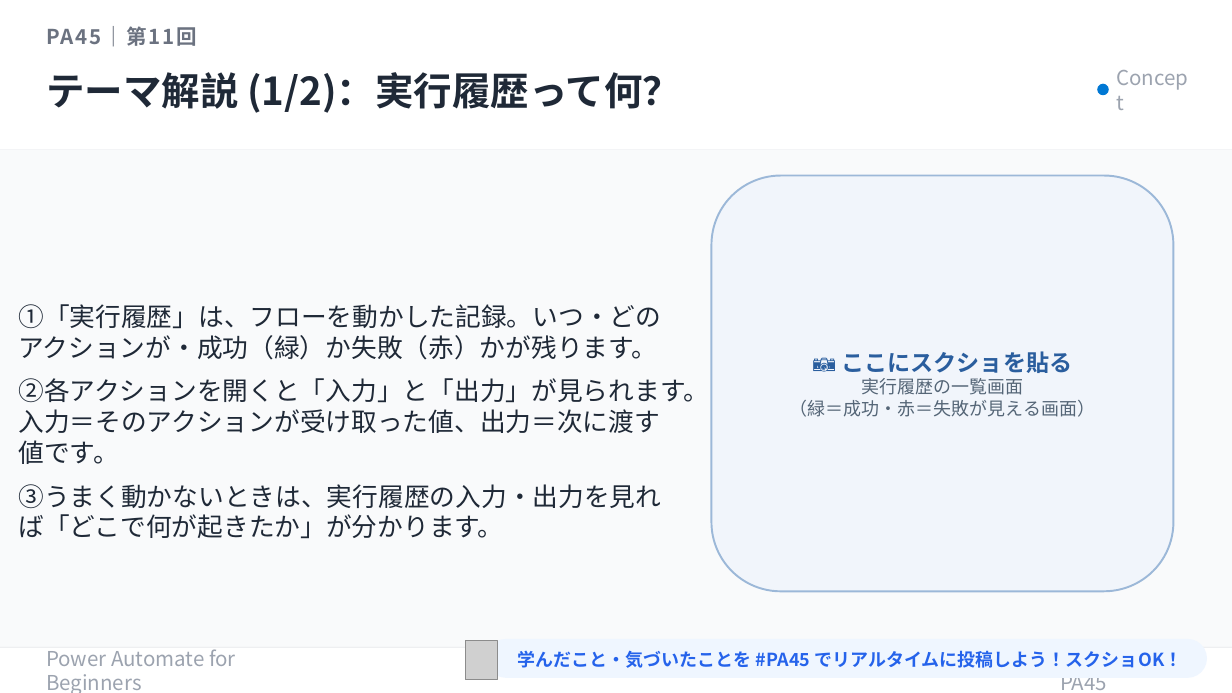
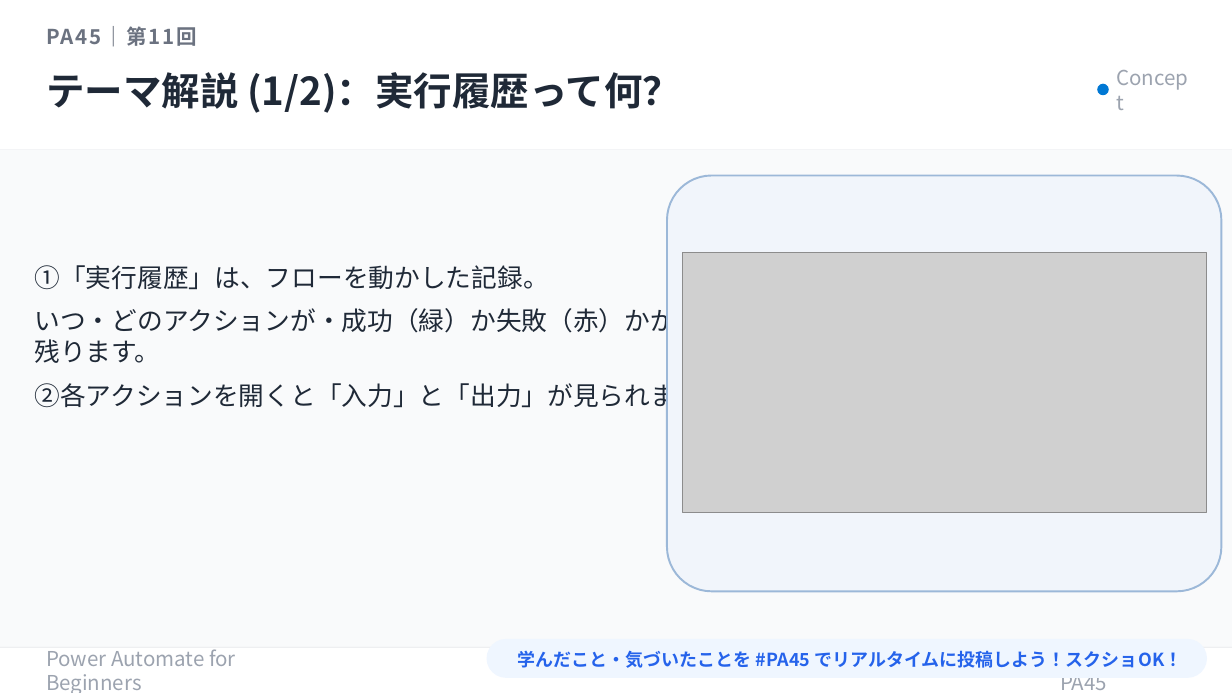
Before and after one commit to Haru-PowerPlatform/pa45, a slide deck: slide 8 of assets/pa45/P011_PA45_RunHistory_20260521.pptx. Drawn at 1232x693 pixels with LibreOffice and Linux fonts; fonts in the diff are those of the drawing; grey boxes stand for pictures. Boxes give left, top, right and bottom in pixels: in the first picture for what was removed or moved away, otherwise in the second. Text is boxed around its words. In the diff, an @@ line names an element or a change of style, - is before the commit and + after.

```diff
--- a/assets/pa45/P011_PA45_RunHistory_20260521.pptx
+++ b/assets/pa45/P011_PA45_RunHistory_20260521.pptx
@@ rounded rectangle: place and size @@
-rounded rectangle at box(712, 176, 1174, 592)
+rounded rectangle at box(667, 176, 1222, 592)
@@ rounded rectangle at box(667, 176, 1222, 592): proportions changed @@
@@ text at box(35, 265, 725, 411): text changed @@
-①「実行履歴」は、フローを動かした記録。いつ・どのアクションが・成功（緑）か失敗（赤）かが残ります。
-②各アクションを開くと「入力」と「出力」が見られます。入力＝そのアクションが受け取った値、出力＝次に渡す値です。
-③うまく動かないときは、実行履歴の入力・出力を見れば「どこで何が起きたか」が分かります。
+①「実行履歴」は、フローを動かした記録。
+いつ・どのアクションが・成功（緑）か失敗（赤）かが残ります。
+②各アクションを開くと「入力」と「出力」が見られます。
@@ picture added at box(682, 252, 1207, 512) @@
@@ text in rounded rectangle at box(790, 351, 1096, 417): text removed @@
-📷 ここにスクショを貼る
-実行履歴の一覧画面
-（緑＝成功・赤＝失敗が見える画面）
@@ picture removed at box(465, 640, 497, 680) @@
```
Also in this commit, not shown: 8 other slides changed, 2 slides removed, 2 other files.
